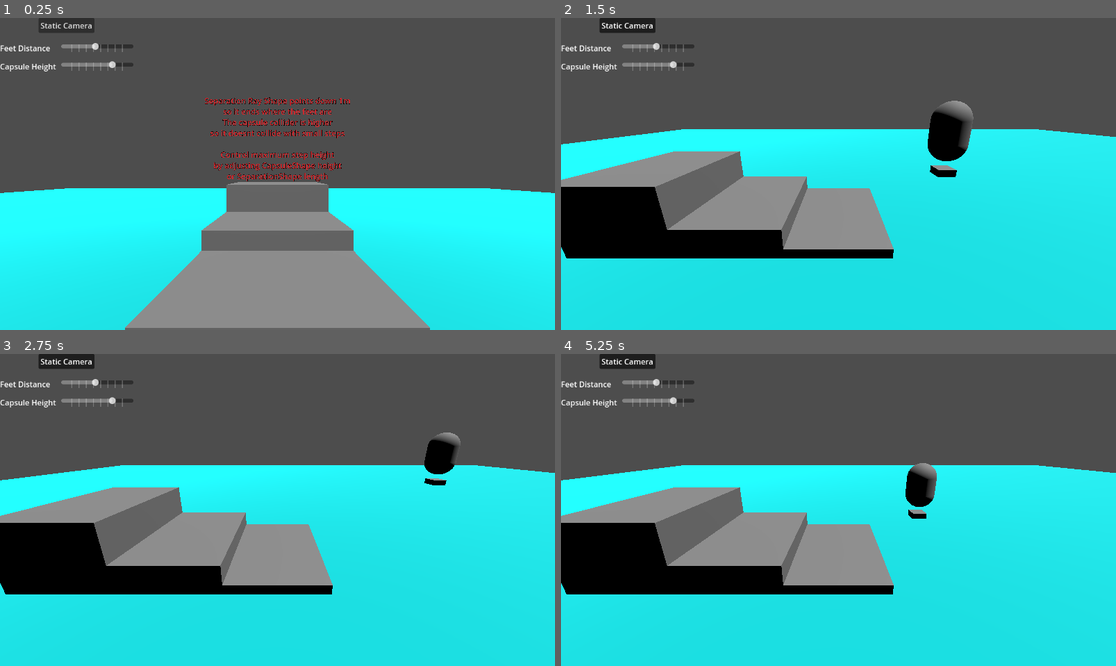
Above: before the commit, frames 1-4 (two rows, left to right).
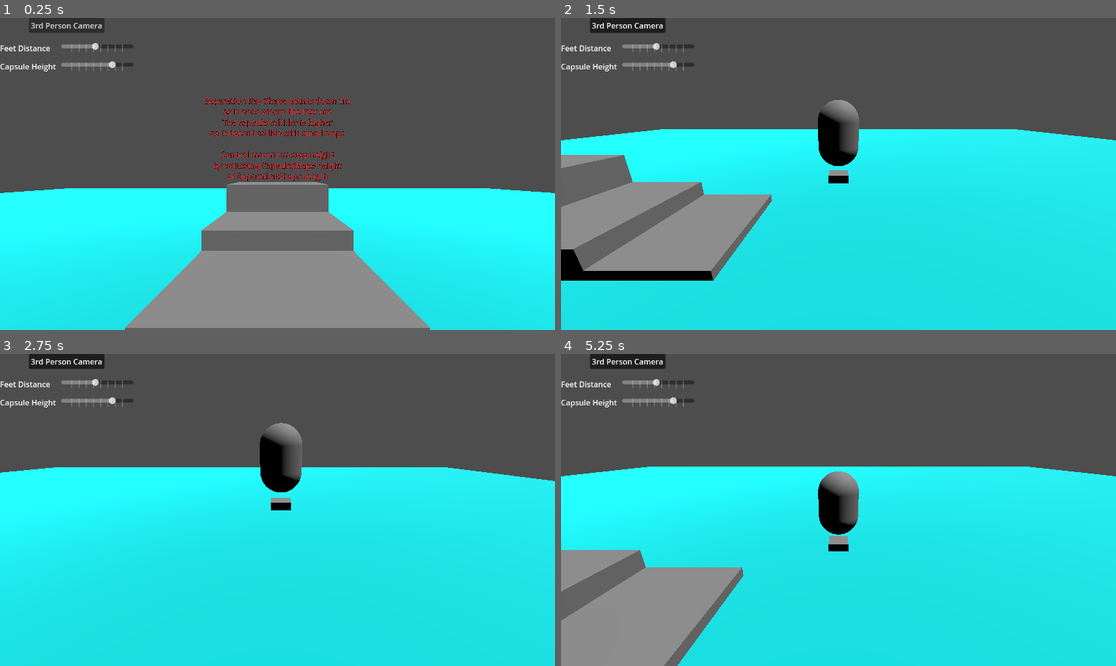
Above: after the commit, the same moments.

Repository: Griiimon/CharacterBody-On-Stairs
Game: Godot game, scene res://main.tscn
Two runs of this game, one before a commit and one after it. Both use one fixed random seed, a clock stepped at 60 frames per second and the inputs below.
Inputs:
- Up to frame 1 (0.25 s): no input
- Up to frame 2 (1.5 s): click "Static Camera" (after the commit: "3rd Person Camera") at 0.5 s; tap Enter (ui_accept) at 1.25 s; hold Right (ui_right) from 1.28 s (still down)
- Up to frame 3 (2.75 s): tap Enter (ui_accept) at 1.52, 2.27 s; release Right (ui_right) at 2.03 s; hold Down (ui_down) from 2.03 s (still down)
- Up to frame 4 (5.25 s): release Down (ui_down) at 2.78 s; hold Right (ui_right) 2.78-3.53 s; hold Up (ui_up) 3.53-4.28 s; tap Enter (ui_accept) at 3.77, 4.52 s; hold Left (ui_left) from 4.28 s (still down)

The runs differ from the first frame. In frame 1, 0.3% of the frame differs, in the area x 5-19%, y 0-5%; in frame 2, 20%; in frame 3, 20%; in frame 4, 25%, in the area x 0-100%, y 0-100%.

Commit message:
better 3rd person camera + slopes

Diff:
--- a/main.gd
+++ b/main.gd
@@ -1,19 +1,14 @@
 extends Node3D
 
 
-# Called when the node enters the scene tree for the first time.
-func _ready():
-	pass # Replace with function body.
-
-
-# Called every frame. 'delta' is the elapsed time since the previous frame.
-func _process(delta):
-	pass
-
+func _physics_process(delta):
+	if %"3rd Person Camera".current:
+		%"3rd Person Camera".global_position.z= $Player.global_position.z
+		%"3rd Person Camera".global_position.x= $Player.global_position.x - 5
 
 func _on_toggle_camera_button_toggled(button_pressed):
 	if button_pressed:
-		%"Static Camera".current= true
+		%"3rd Person Camera".current= true
 	else:
 		%"FPS Camera".current= true
 
--- a/main.tscn
+++ b/main.tscn
@@ -32,7 +32,7 @@
 [node name="DirectionalLight3D" type="DirectionalLight3D" parent="."]
 transform = Transform3D(1, 0, 0, 0, 0.422001, 0.906595, 0, -0.906595, 0.422001, 0, 4.48559, 0)
 
-[node name="Static Camera" type="Camera3D" parent="."]
+[node name="3rd Person Camera" type="Camera3D" parent="."]
 unique_name_in_owner = true
 transform = Transform3D(-4.16959e-08, 0.300156, -0.95389, 1.31203e-08, 0.95389, 0.300156, 1, 0, -4.37114e-08, -4.6, 2.6, -3)
 
@@ -126,7 +126,7 @@
 size_flags_horizontal = 4
 focus_mode = 0
 toggle_mode = true
-text = "Static Camera"
+text = "3rd Person Camera"
 
 [node name="GridContainer" type="GridContainer" parent="CanvasLayer/VBoxContainer"]
 custom_minimum_size = Vector2(250, 0)
@@ -179,6 +179,20 @@
 or SeparationShape length"
 font_size = 128
 
+[node name="CSGCylinder3D" type="CSGCylinder3D" parent="."]
+transform = Transform3D(-4.37114e-08, 1, 0, -1, -4.37114e-08, 0, 0, 0, 1, -5.7, 0, 0)
+use_collision = true
+radius = 1.3
+height = 4.037
+sides = 32
+
+[node name="CSGCylinder3D2" type="CSGCylinder3D" parent="."]
+transform = Transform3D(-4.37114e-08, 1, 0, -1, -4.37114e-08, 0, 0, 0, 1, -5.7, -1.5, 5.8)
+use_collision = true
+radius = 2.585
+height = 4.037
+sides = 32
+
 [connection signal="toggled" from="CanvasLayer/VBoxContainer/Toggle Camera Button" to="." method="_on_toggle_camera_button_toggled"]
 [connection signal="value_changed" from="CanvasLayer/VBoxContainer/GridContainer/Feet HSlider" to="." method="_on_feet_h_slider_value_changed"]
 [connection signal="value_changed" from="CanvasLayer/VBoxContainer/GridContainer/Capsule HSlider" to="." method="_on_capsule_h_slider_value_changed"]
